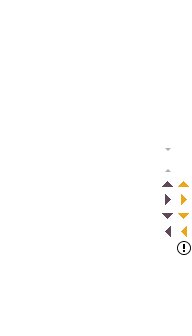
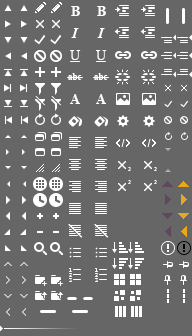
Revision of a layered 192 x 336 image; what changed, layer by layer:
showed "gray" over [0, 0, 192, 336]
